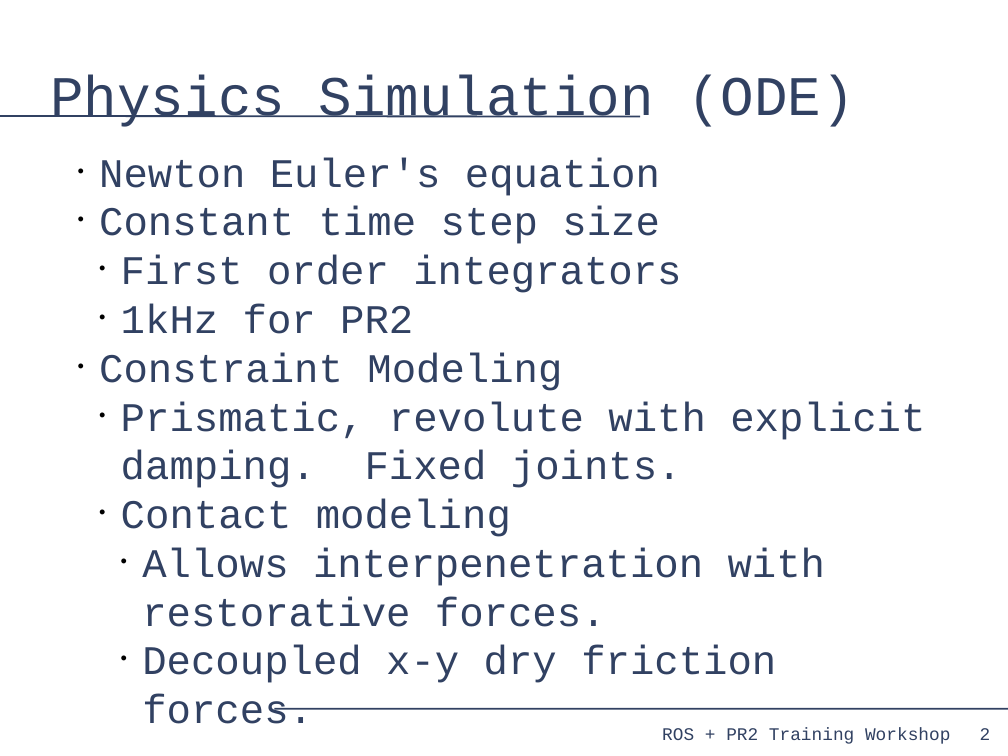
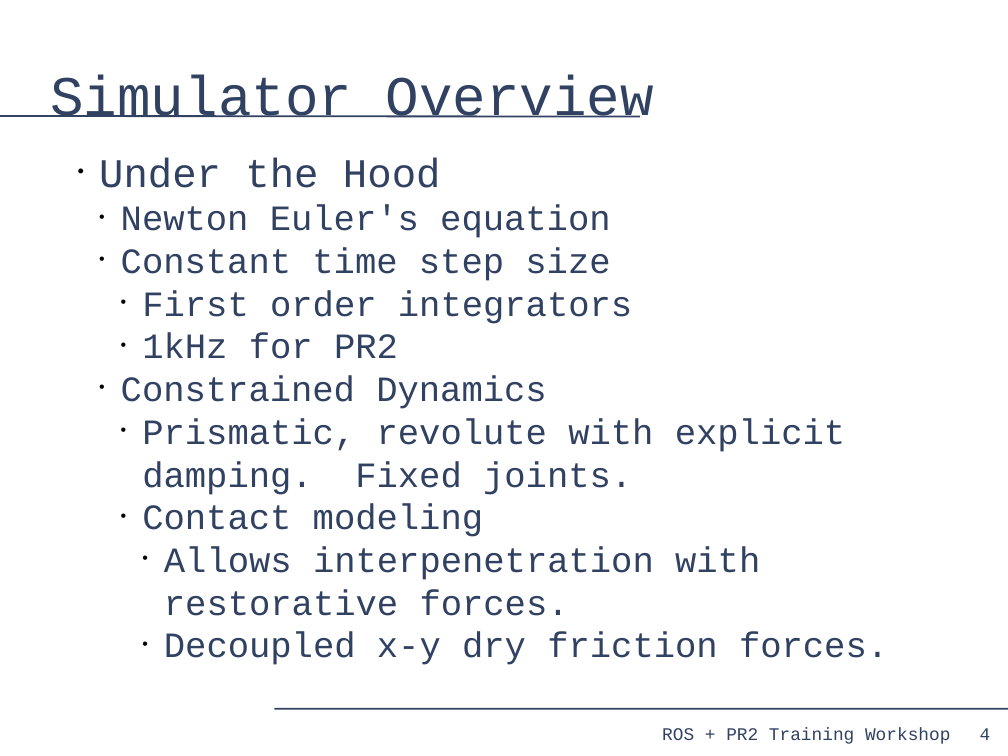
Before and after one commit to PR2/pr2_docs, a slide deck: slide 4 of pr2_training_workshop/simulation/simulation_training_workshop.odp (slide 2 before the commit). Drawn at 1008x756 pixels with LibreOffice and Linux fonts; fonts in the diff are those of the drawing. Boxes give left, top, right and bottom in pixels: in the first picture for what was removed or moved away, otherwise in the second. Text is boxed around its words. In the diff, an @@ line names an element or a change of style, - is before the commit and + after.

```diff
--- a/pr2_training_workshop/simulation/simulation_training_workshop.odp
+++ b/pr2_training_workshop/simulation/simulation_training_workshop.odp
@@ title at (50, 75, 654, 118): text changed @@
-Physics Simulation (ODE)
+Simulator Overview
@@ text at (99, 157, 441, 188): paragraph added @@
+• Under the Hood
@@ text at (121, 205, 888, 665): size 32 to 28 pt in "Newton Euler's equation", "Constant time step size", "First order integrators", "1kHz for PR2" and 4 more places; list level 1 to 2 in "Newton Euler's equation"; list level 1 to 2 in "Constant time step size"; list level 2 to 3 in "First order integrators"; list level 2 to 3 in "1kHz for PR2"; list level 2 to 3 in "Prismatic, revolute with explicit damping. ..."; list level 2 to 3 in "Contact modeling"; list level 3 to 4 in "Allows interpenetration with restorative forces."; list level 3 to 4 in "Decoupled x-y dry friction forces." @@
@@ text at (121, 376, 546, 409): text changed; size 32 to 28 pt @@
-• Constraint Modeling
+  • Constrained Dynamics
@@ page number at (980, 728, 991, 740): text changed @@
-2
+4
```
Also in this commit, not shown: 8 other slides changed, 8 slides added, 5 slides removed.
